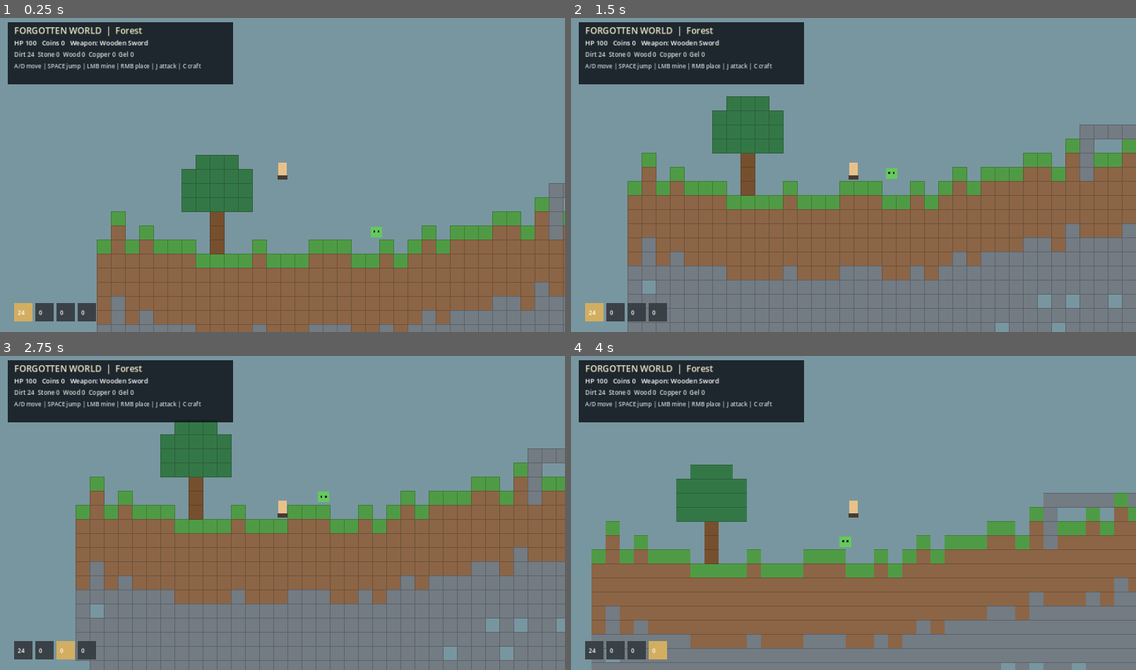
Above: before the commit, frames 1-4 (two rows, left to right).
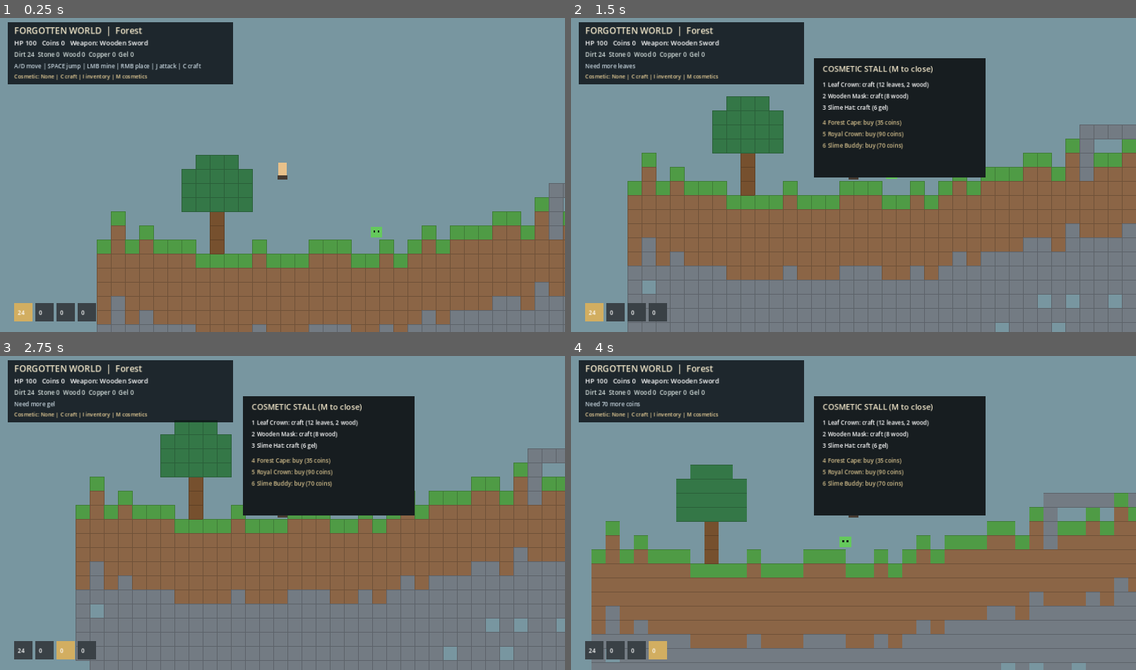
Above: after the commit, the same moments.

Repository: Jayden1337-10/Game
Game: Godot game, scene res://scenes/main.tscn
Same seed, same stepped clock (60 frames per second), same inputs: the game is played once before the commit and once after it.
Inputs (mouse positions are in pixels of both pictures, inside the frame that each line leads up to):
- Up to frame 1 (0.25 s): no input
- Up to frame 2 (1.5 s): tap Enter at 0.5 s; move the mouse to (977, 156) at 0.52 s; hold Right (ui_right) 0.53-1.28 s; tap M at 0.6 s; click (977, 156) at 0.67 s; tap Space at 0.77 s; tap 1 at 0.8, 1.35 s; move the mouse to (740, 187) at 1.27 s; hold Left (ui_left) from 1.28 s (still down)
- Up to frame 3 (2.75 s): tap Space at 1.52 s; tap 5 at 1.55, 2.1 s; move the mouse to (339, 440) at 2.02 s; release Left (ui_left) at 2.03 s; hold Right (ui_right) from 2.03 s (still down); tap 3 at 2.3 s
- Up to frame 4 (4 s): tap Space at 2.75, 3.02, 3.77 s; move the mouse to (825, 575) at 2.77 s; tap 3 at 2.85 s; click (825, 575) at 2.92 s; tap 4 at 3.05, 3.6 s; move the mouse to (1023, 560) at 3.52 s; release Right (ui_right) at 3.53 s; hold Left (ui_left) from 3.53 s (still down); tap 6 at 3.8 s

The runs differ from the first frame. In frame 1, 0.2% of the frame differs, in the area x 2-27%, y 17-20%; in frame 2, 12%; in frame 3, 12%; in frame 4, 12%, in the area x 2-74%, y 12-51%.

Commit message:
Add cosmetic crafting and coin shop to game prototype

Diff:
--- a/game/scripts/main.gd
+++ b/game/scripts/main.gd
@@ -29,6 +29,11 @@
 var status_text := "A/D move | SPACE jump | LMB mine | RMB place | J attack | C craft"
 var show_crafting := false
 var show_inventory := false
+var show_cosmetics := false
+var owned_cosmetics := ["None"]
+var equipped_cosmetic := "None"
+var cosmetic_prices := {"Forest Cape": 35, "Royal Crown": 90, "Slime Buddy": 70}
+var cosmetic_recipes := {"Leaf Crown": {"leaves": 12, "wood": 2}, "Wooden Mask": {"wood": 8}, "Slime Hat": {"gel": 6}}
 var player_health := 100
 var attack_cooldown := 0.0
 var world_seed := 0
@@ -125,6 +130,13 @@
     if event is InputEventKey and event.pressed and not event.echo:
         if event.keycode == KEY_C: show_crafting = not show_crafting
         if event.keycode == KEY_I: show_inventory = not show_inventory
+        if event.keycode == KEY_M: show_cosmetics = not show_cosmetics
+        if show_crafting and event.keycode >= KEY_1 and event.keycode <= KEY_5:
+            _craft(craft_names[event.keycode - KEY_1])
+        if show_cosmetics and event.keycode >= KEY_1 and event.keycode <= KEY_3:
+            _craft_cosmetic(["Leaf Crown", "Wooden Mask", "Slime Hat"][event.keycode - KEY_1])
+        elif show_cosmetics and event.keycode >= KEY_4 and event.keycode <= KEY_6:
+            _buy_cosmetic(["Forest Cape", "Royal Crown", "Slime Buddy"][event.keycode - KEY_4])
         if event.keycode >= KEY_1 and event.keycode <= KEY_4: selected_slot = event.keycode - KEY_1
         if event.keycode == KEY_J: _attack()
         if event.keycode == KEY_E: _equip_best()
@@ -176,6 +188,31 @@
     elif item.begins_with("Wooden"):
         equipment["armor"] = item
     status_text = "Crafted " + item
+
+func _craft_cosmetic(item: String) -> void:
+    var cost: Dictionary = cosmetic_recipes[item]
+    for material in cost:
+        if inventory.get(material, 0) < cost[material]:
+            status_text = "Need more " + material
+            return
+    for material in cost: inventory[material] -= cost[material]
+    owned_cosmetics.append(item)
+    equipped_cosmetic = item
+    status_text = "Made and equipped " + item
+
+func _buy_cosmetic(item: String) -> void:
+    if item in owned_cosmetics:
+        equipped_cosmetic = item
+        status_text = "Equipped " + item
+        return
+    var price: int = cosmetic_prices[item]
+    if coins < price:
+        status_text = "Need %d more coins" % (price - coins)
+        return
+    coins -= price
+    owned_cosmetics.append(item)
+    equipped_cosmetic = item
+    status_text = "Bought " + item
 
 func _equip_best() -> void:
     if inventory.get("copper", 0) >= 12:
@@ -214,6 +251,7 @@
     draw_string(ThemeDB.fallback_font, Vector2(32, 70), "HP %d   Coins %d   Weapon: %s" % [player_health, coins, equipment["weapon"]], HORIZONTAL_ALIGNMENT_LEFT, -1, 15, Color.WHITE)
     draw_string(ThemeDB.fallback_font, Vector2(32, 96), "Dirt %d  Stone %d  Wood %d  Copper %d  Gel %d" % [inventory.dirt, inventory.stone, inventory.wood, inventory.copper, inventory.gel], HORIZONTAL_ALIGNMENT_LEFT, -1, 14, Color("#d5dfdc"))
     draw_string(ThemeDB.fallback_font, Vector2(32, 122), status_text, HORIZONTAL_ALIGNMENT_LEFT, -1, 13, Color("#c8d6df"))
+    draw_string(ThemeDB.fallback_font, Vector2(32, 145), "Cosmetic: " + equipped_cosmetic + " | C craft | I inventory | M cosmetics", HORIZONTAL_ALIGNMENT_LEFT, -1, 12, Color("#f0d59b"))
     for i in range(hotbar.size()):
         var x := 32 + i * 48
         draw_rect(Rect2(Vector2(x, view.y - 66), Vector2(42, 42)), Color("#3a4146") if i != selected_slot else Color("#d2ae61"))
@@ -224,6 +262,15 @@
         for i in range(craft_names.size()):
             draw_string(ThemeDB.fallback_font, Vector2(570, 164 + i * 30), "%d. %s" % [i + 1, craft_names[i]], HORIZONTAL_ALIGNMENT_LEFT, -1, 15, Color.WHITE)
         draw_string(ThemeDB.fallback_font, Vector2(570, 320), "Press 1-5 to craft while this panel is open", HORIZONTAL_ALIGNMENT_LEFT, -1, 12, Color("#c8d6df"))
+    if show_cosmetics:
+        draw_rect(Rect2(Vector2(550, 100), Vector2(390, 270)), Color("#171d20"))
+        draw_string(ThemeDB.fallback_font, Vector2(570, 130), "COSMETIC STALL (M to close)", HORIZONTAL_ALIGNMENT_LEFT, -1, 18, Color("#f2e7ca"))
+        draw_string(ThemeDB.fallback_font, Vector2(570, 164), "1 Leaf Crown: craft (12 leaves, 2 wood)", HORIZONTAL_ALIGNMENT_LEFT, -1, 13, Color.WHITE)
+        draw_string(ThemeDB.fallback_font, Vector2(570, 190), "2 Wooden Mask: craft (8 wood)", HORIZONTAL_ALIGNMENT_LEFT, -1, 13, Color.WHITE)
+        draw_string(ThemeDB.fallback_font, Vector2(570, 216), "3 Slime Hat: craft (6 gel)", HORIZONTAL_ALIGNMENT_LEFT, -1, 13, Color.WHITE)
+        draw_string(ThemeDB.fallback_font, Vector2(570, 250), "4 Forest Cape: buy (35 coins)", HORIZONTAL_ALIGNMENT_LEFT, -1, 13, Color("#d6c18d"))
+        draw_string(ThemeDB.fallback_font, Vector2(570, 276), "5 Royal Crown: buy (90 coins)", HORIZONTAL_ALIGNMENT_LEFT, -1, 13, Color("#d6c18d"))
+        draw_string(ThemeDB.fallback_font, Vector2(570, 302), "6 Slime Buddy: buy (70 coins)", HORIZONTAL_ALIGNMENT_LEFT, -1, 13, Color("#d6c18d"))
     if show_inventory:
         draw_rect(Rect2(Vector2(550, 360), Vector2(360, 150)), Color("#171d20"))
         draw_string(ThemeDB.fallback_font, Vector2(570, 390), "EQUIPMENT", HORIZONTAL_ALIGNMENT_LEFT, -1, 18, Color("#f2e7ca"))
